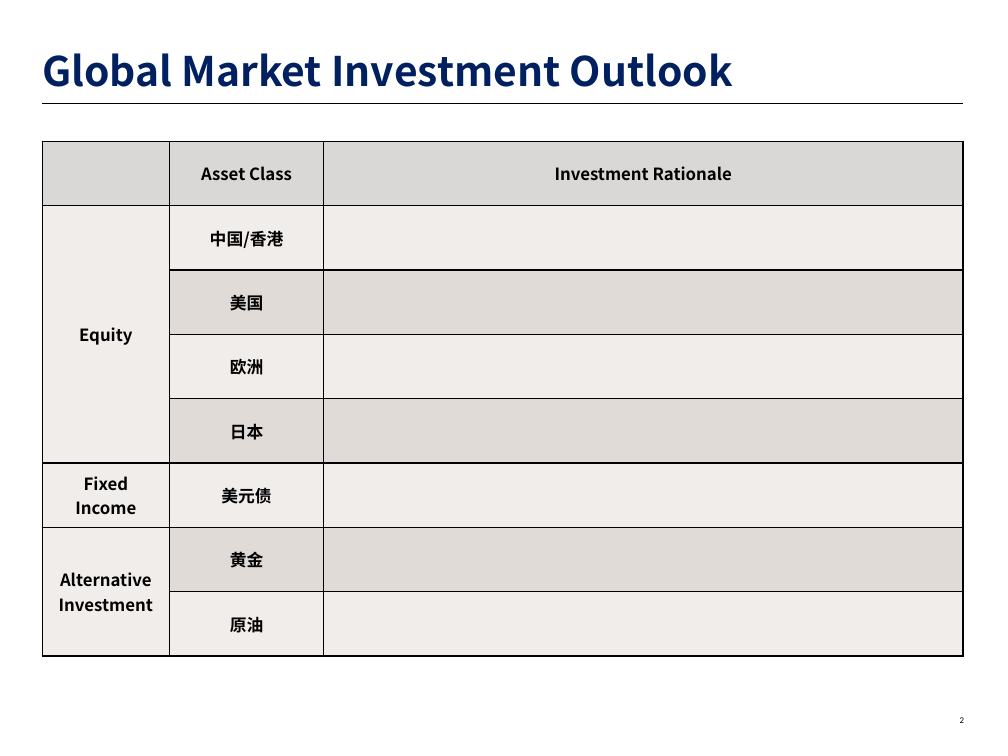
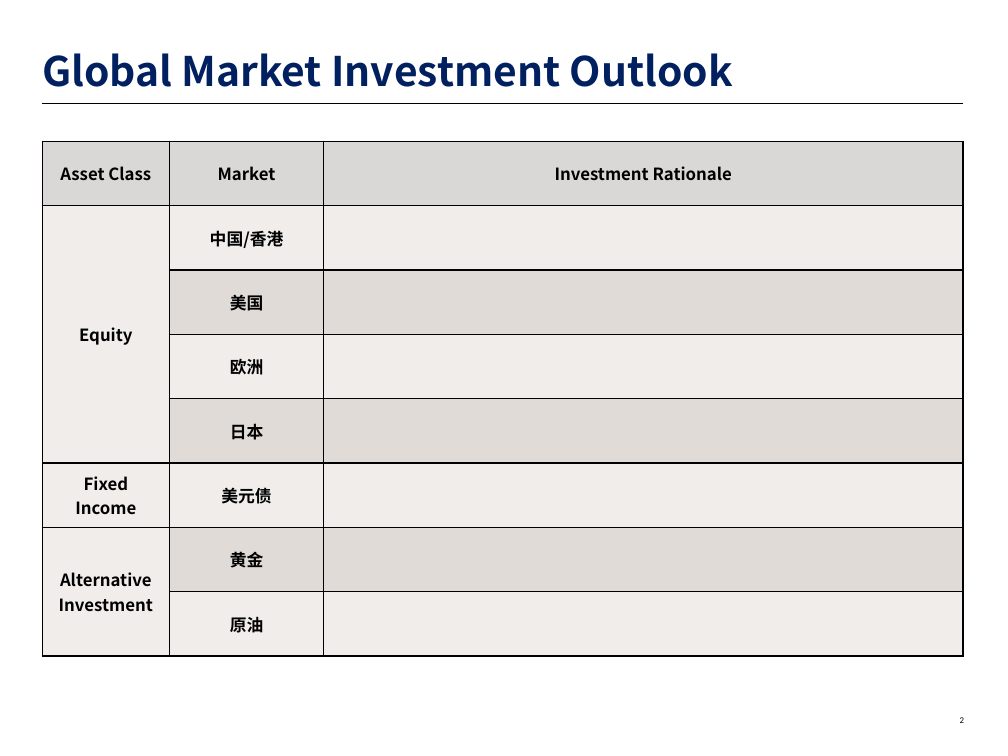
Before and after one commit to Charlotte-fargo/ai_ppt, a slide deck: slide 2 of template/AI PPT v4.pptx. Drawn at 1008x756 pixels with LibreOffice and Linux fonts; fonts in the diff are those of the drawing; background and template pictures are left out. Boxes give left, top, right and bottom in pixels: in the first picture for what was removed or moved away, otherwise in the second. Text is boxed around its words. In the diff, an @@ line names an element or a change of style, - is before the commit and + after.

```diff
--- a/template/AI PPT v4.pptx
+++ b/template/AI PPT v4.pptx
@@ table at <box>42,141,963,656</box> @@
-row 1, column 1: 
+row 1, column 1: Asset Class
-row 1, column 2: Asset Class
+row 1, column 2: Market
```
Also in this commit, not shown: 3 other files.
